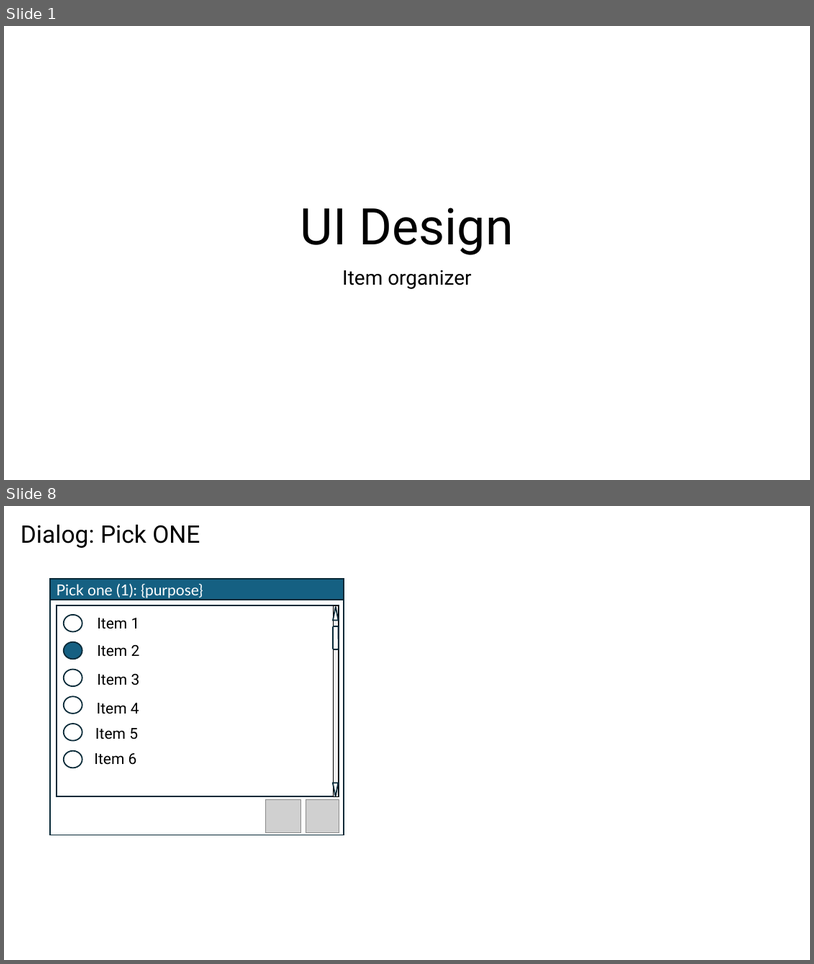
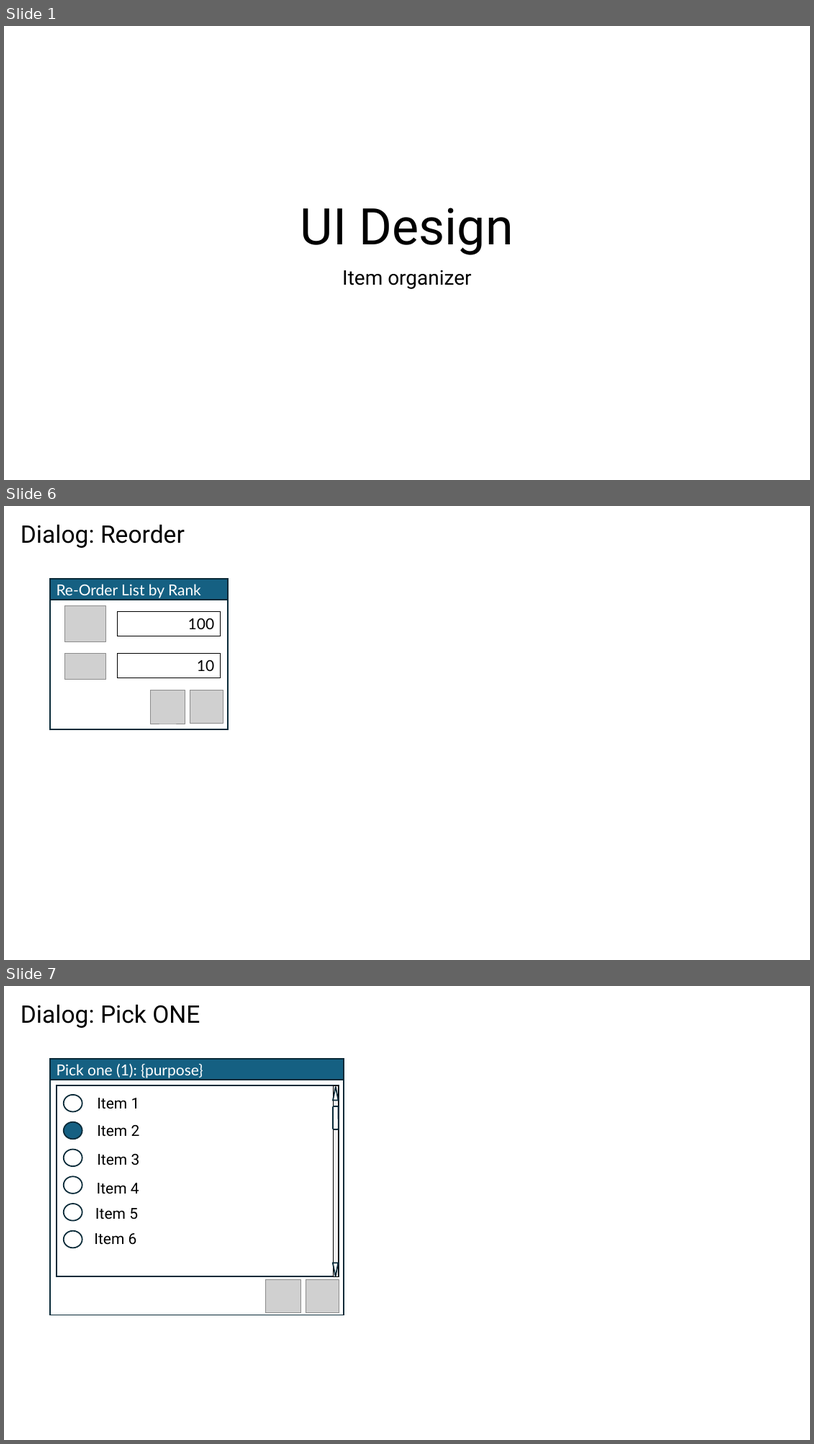
Before and after one commit to BlitzkriegSoftware/item_organizer, a slide deck: docs/ui-design.pptx. Shown one above the other, each under a label of ours: slides 1 and 8 before the commit, slides 1, 6 and 7 after it; the slides between them are not shown. The pictures are 814x964 and 814x1444 pixels, drawn with LibreOffice and Linux fonts; fonts in the diff are those of the drawing; grey boxes stand for pictures; background and template pictures are left out. Boxes give left, top, right and bottom in pixels: in the first picture for what was removed or moved away, otherwise in the second. Text is boxed around its words. In the diff, an @@ line names an element or a change of style, - is before the commit and + after.

```diff
--- a/docs/ui-design.pptx
+++ b/docs/ui-design.pptx
@@ slide 6 added at box(4, 506, 810, 960), background #FFFFFF @@
@@ title added at box(21, 524, 185, 548), 28.8 pt, text #000000 @@
+Dialog: Reorder
@@ rectangle added at box(51, 579, 229, 600), fill #156082, outline #092A39 1.5 pt, 18 pt, text #FFFFFF @@
+Re-Order List by Rank
@@ rectangle added at box(51, 600, 229, 729), outline #092A39 1.5 pt @@
@@ picture added at box(65, 606, 106, 641) @@
@@ rectangle added at box(118, 611, 221, 636), outline #000000 0.75 pt, 18 pt, text #000000 @@
+100
@@ picture added at box(65, 654, 106, 679) @@
@@ rectangle added at box(118, 654, 221, 678), outline #000000 0.75 pt, 18 pt, text #000000 @@
+10
@@ picture added at box(150, 690, 185, 723) @@
@@ picture added at box(190, 690, 224, 723) @@
@@ what was slide 8 is now slide 7 @@
```
Also in this commit, not shown: 4 slides changed, 1 other slide added, 8 other files.
